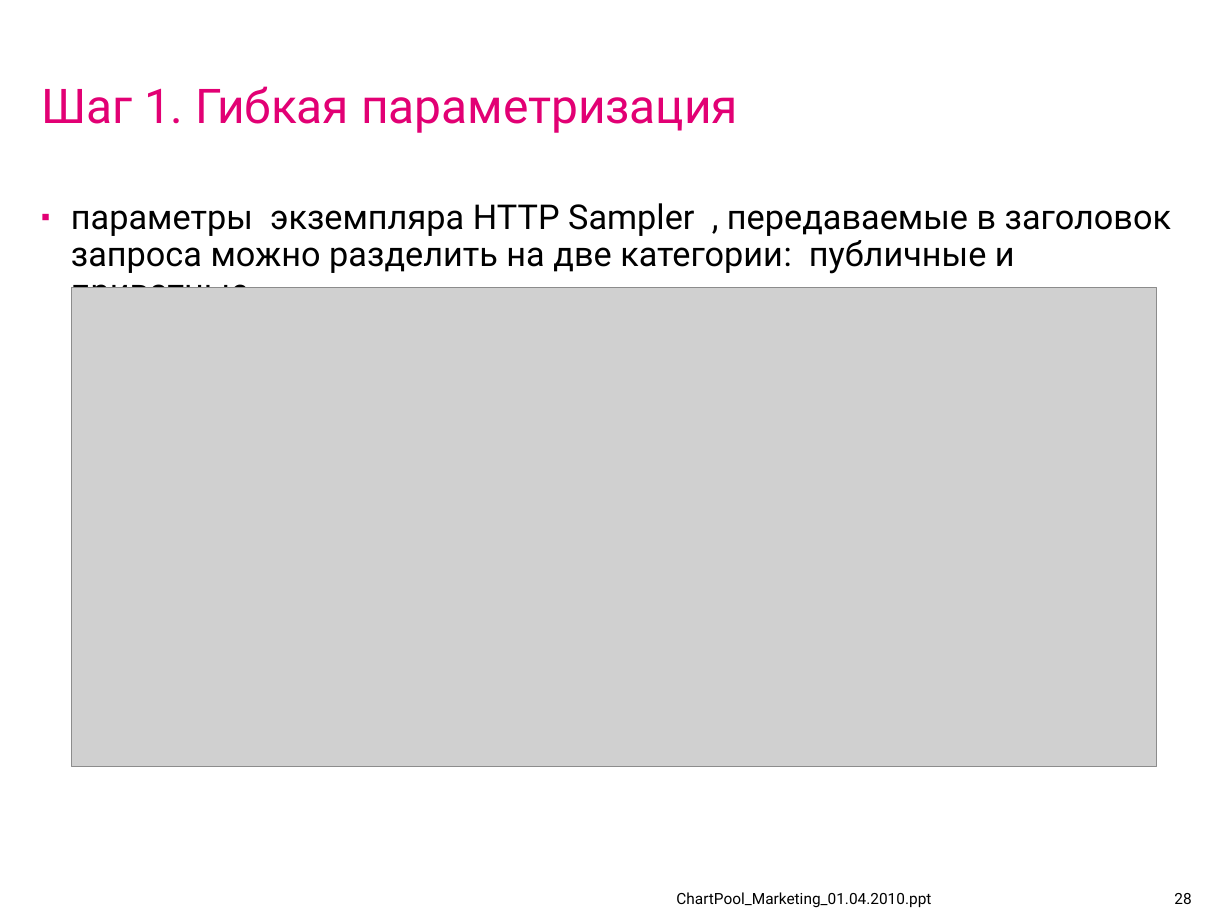
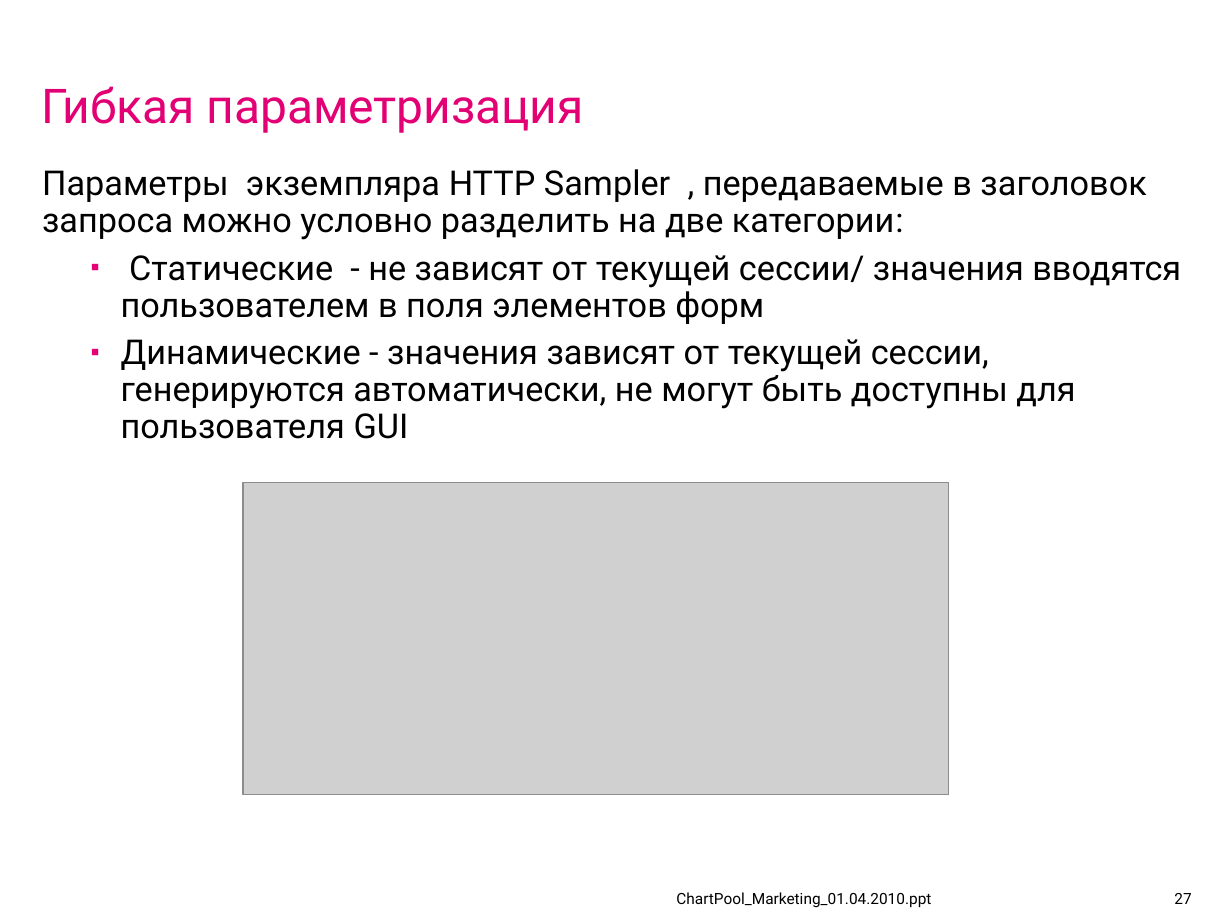
Before and after one commit to IvanCS/JMeterAvtoTestingDemo, a slide deck: slide 27 of documents/presentation.ppt (slide 28 before the commit). Drawn at 1232x924 pixels with LibreOffice and Linux fonts; fonts in the diff are those of the drawing; grey boxes stand for pictures; background and template pictures are left out. Boxes give left, top, right and bottom in pixels: in the first picture for what was removed or moved away, otherwise in the second. Text is boxed around its words. In the diff, an @@ line names an element or a change of style, - is before the commit and + after.

Commit message:
update ppt

```diff
--- a/documents/presentation.ppt
+++ b/documents/presentation.ppt
@@ title at (41, 86, 584, 133): text changed @@
-Шаг 1. Гибкая параметризация
+Гибкая параметризация
@@ text at (42, 169, 1181, 439): text changed @@
-▪ параметры экземпляра HTTP Sampler , передаваемые в заголовок запроса можно разделить на две категории: публичные и приватные
+Параметры экземпляра HTTP Sampler , передаваемые в заголовок запроса можно условно разделить на две категории:
+  ▪ Статические - не зависят от текущей сессии/ значения вводятся пользователем в поля элементов форм
+  ▪ Динамические - значения зависят от текущей сессии, генерируются автоматически, не могут быть доступны для пользователя GUI
@@ picture: place and size @@
-picture at (71, 287, 1157, 766)
+picture at (243, 483, 949, 795)
@@ page number at (1174, 893, 1191, 904): text changed @@
-28
+27
```
Also in this commit, not shown: 29 other slides changed, 4 slides added, 6 slides removed.
